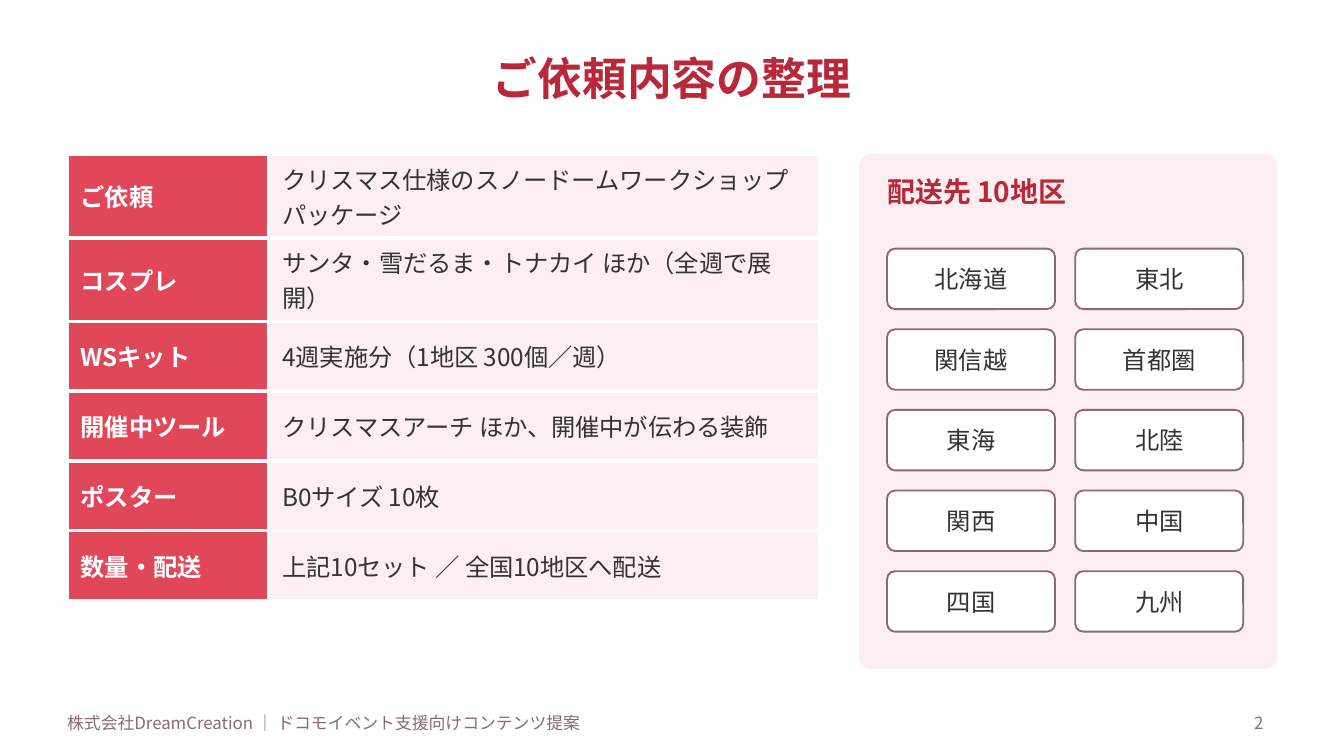
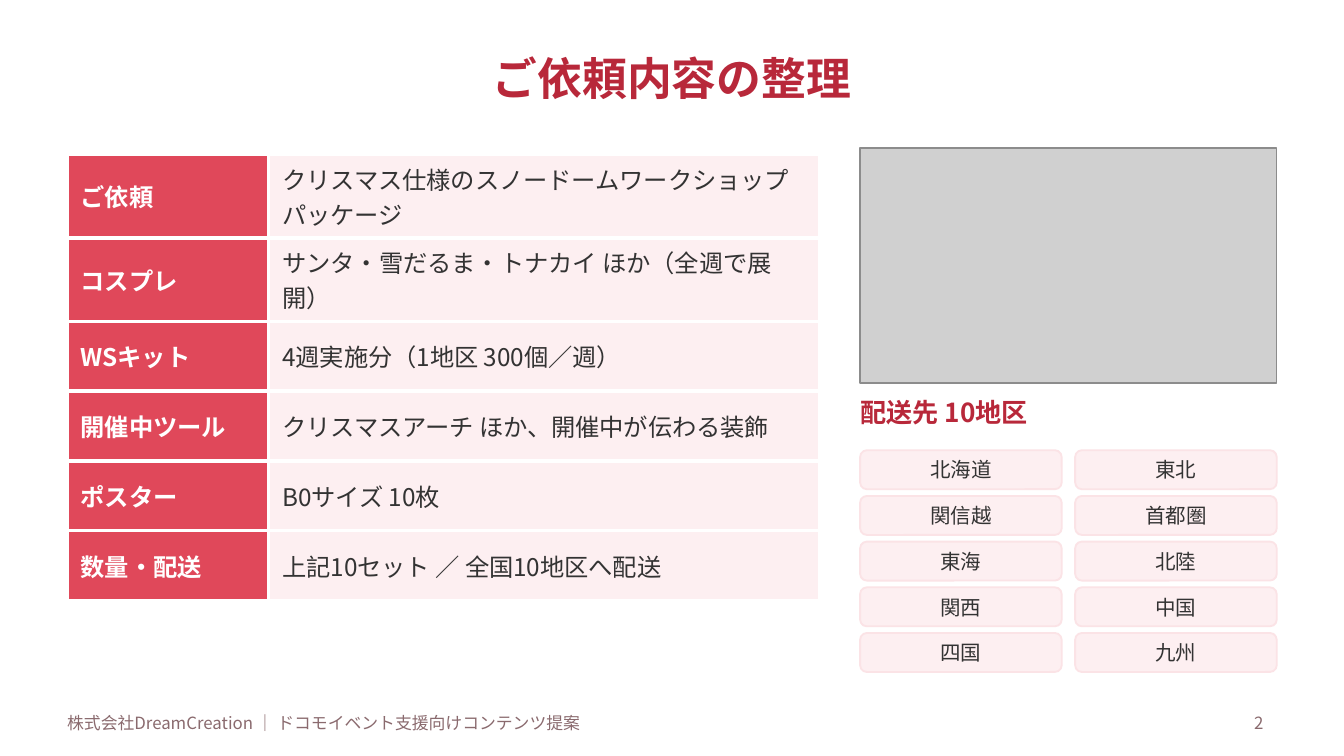
Before and after one commit to lunamax77/-next-vision, a slide deck: slide 2 of docs/proposals/2026-12_docomo_christmas-ws/企画書_NTTドコモ_クリスマスWS.pptx. Drawn at 1344x756 pixels with LibreOffice and Linux fonts; fonts in the diff are those of the drawing; grey boxes stand for pictures. Boxes give left, top, right and bottom in pixels: in the first picture for what was removed or moved away, otherwise in the second. Text is boxed around its words. In the diff, an @@ line names an element or a change of style, - is before the commit and + after.

```diff
--- a/docs/proposals/2026-12_docomo_christmas-ws/企画書_NTTドコモ_クリスマスWS.pptx
+++ b/docs/proposals/2026-12_docomo_christmas-ws/企画書_NTTドコモ_クリスマスWS.pptx
@@ picture added at (860, 148, 1277, 383) @@
@@ rounded rectangle removed at (860, 155, 1277, 668) @@
@@ text "配送先 10地区": place and size @@
-text "配送先 10地区" at (887, 178, 1066, 205)
+text "配送先 10地区" at (860, 399, 1028, 425)
@@ text "配送先 10地区" at (860, 399, 1028, 425): size 15 to 14 pt @@
@@ text "北海道": place and size @@
-text "北海道" at (935, 267, 1008, 290)
+text "北海道" at (930, 460, 992, 479)
@@ rounded rectangle: place and size @@
-rounded rectangle at (887, 249, 1055, 309)
+rounded rectangle at (860, 450, 1062, 489)
@@ size 13 to 11 pt in 10 elements at (940, 643, 981, 662), (1155, 643, 1196, 662), (940, 598, 981, 617), (1155, 597, 1196, 617), (940, 551, 981, 571), (1155, 551, 1196, 571), (930, 505, 992, 525), (1145, 506, 1207, 525), (930, 460, 992, 479), (1155, 459, 1196, 479) @@
@@ text "東北": place and size @@
-text "東北" at (1135, 267, 1183, 290)
+text "東北" at (1155, 459, 1196, 479)
@@ fill #FFFFFF to #FDEFF1; outline #8A6A6E 1 pt to #FBE3E6 1 pt; proportions changed in 10 elements at (860, 633, 1062, 672), (1075, 633, 1277, 672), (860, 587, 1062, 626), (1075, 587, 1277, 626), (860, 542, 1062, 581), (1075, 542, 1277, 581), (860, 496, 1062, 535), (1075, 496, 1277, 535), (860, 450, 1062, 489), (1075, 450, 1277, 489) @@
@@ rounded rectangle: place and size @@
-rounded rectangle at (1075, 249, 1243, 309)
+rounded rectangle at (1075, 450, 1277, 489)
@@ text "関信越": place and size @@
-text "関信越" at (935, 348, 1008, 371)
+text "関信越" at (930, 505, 992, 525)
@@ rounded rectangle: place and size @@
-rounded rectangle at (887, 329, 1055, 390)
+rounded rectangle at (860, 496, 1062, 535)
@@ text "首都圏": place and size @@
-text "首都圏" at (1123, 348, 1196, 371)
+text "首都圏" at (1145, 506, 1207, 525)
@@ rounded rectangle: place and size @@
-rounded rectangle at (1075, 329, 1243, 390)
+rounded rectangle at (1075, 496, 1277, 535)
@@ text "東海": place and size @@
-text "東海" at (947, 428, 995, 451)
+text "東海" at (940, 551, 981, 571)
@@ rounded rectangle: place and size @@
-rounded rectangle at (887, 410, 1055, 470)
+rounded rectangle at (860, 542, 1062, 581)
@@ text "北陸": place and size @@
-text "北陸" at (1135, 428, 1183, 451)
+text "北陸" at (1155, 551, 1196, 571)
@@ rounded rectangle: place and size @@
-rounded rectangle at (1075, 410, 1243, 470)
+rounded rectangle at (1075, 542, 1277, 581)
@@ text "関西": place and size @@
-text "関西" at (947, 510, 995, 532)
+text "関西" at (940, 598, 981, 617)
@@ rounded rectangle: place and size @@
-rounded rectangle at (887, 491, 1055, 551)
+rounded rectangle at (860, 587, 1062, 626)
@@ text "中国": place and size @@
-text "中国" at (1135, 509, 1183, 532)
+text "中国" at (1155, 597, 1196, 617)
@@ rounded rectangle: place and size @@
-rounded rectangle at (1075, 491, 1243, 551)
+rounded rectangle at (1075, 587, 1277, 626)
@@ text "四国": place and size @@
-text "四国" at (947, 591, 995, 613)
+text "四国" at (940, 643, 981, 662)
@@ rounded rectangle: place and size @@
-rounded rectangle at (887, 571, 1055, 632)
+rounded rectangle at (860, 633, 1062, 672)
@@ text "九州": place and size @@
-text "九州" at (1135, 591, 1183, 613)
+text "九州" at (1155, 643, 1196, 662)
@@ rounded rectangle: place and size @@
-rounded rectangle at (1075, 571, 1243, 632)
+rounded rectangle at (1075, 633, 1277, 672)
```
Also in this commit, not shown: 5 other slides changed, 16 other files.
